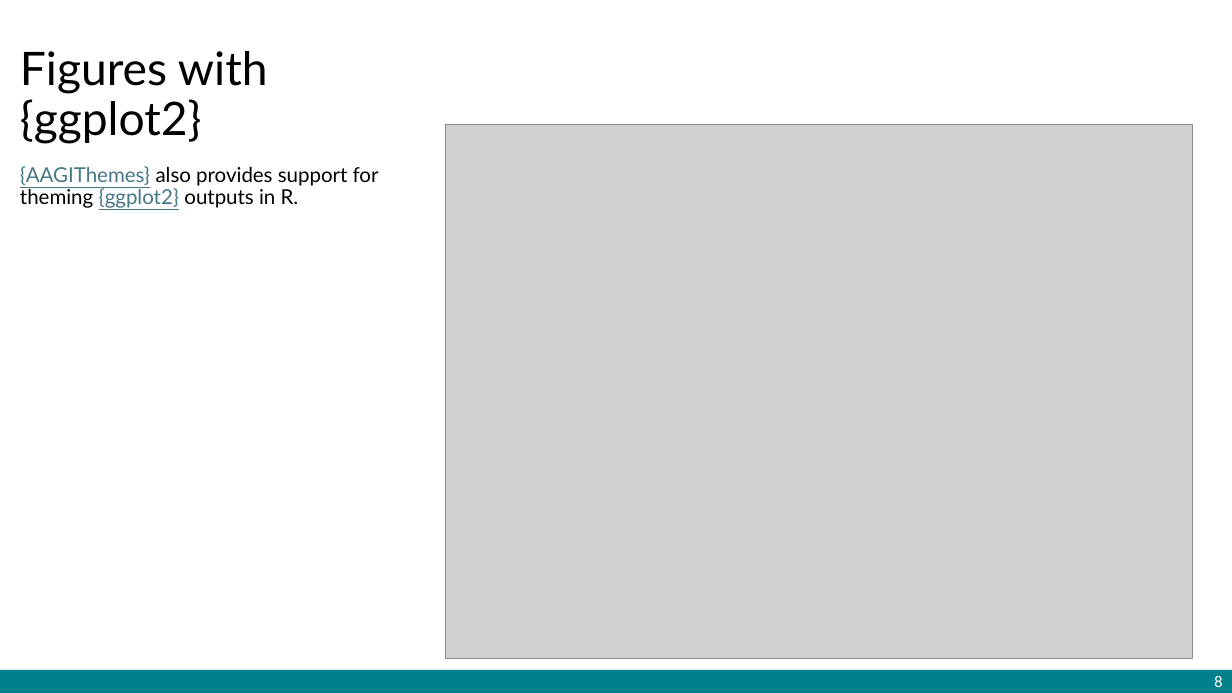
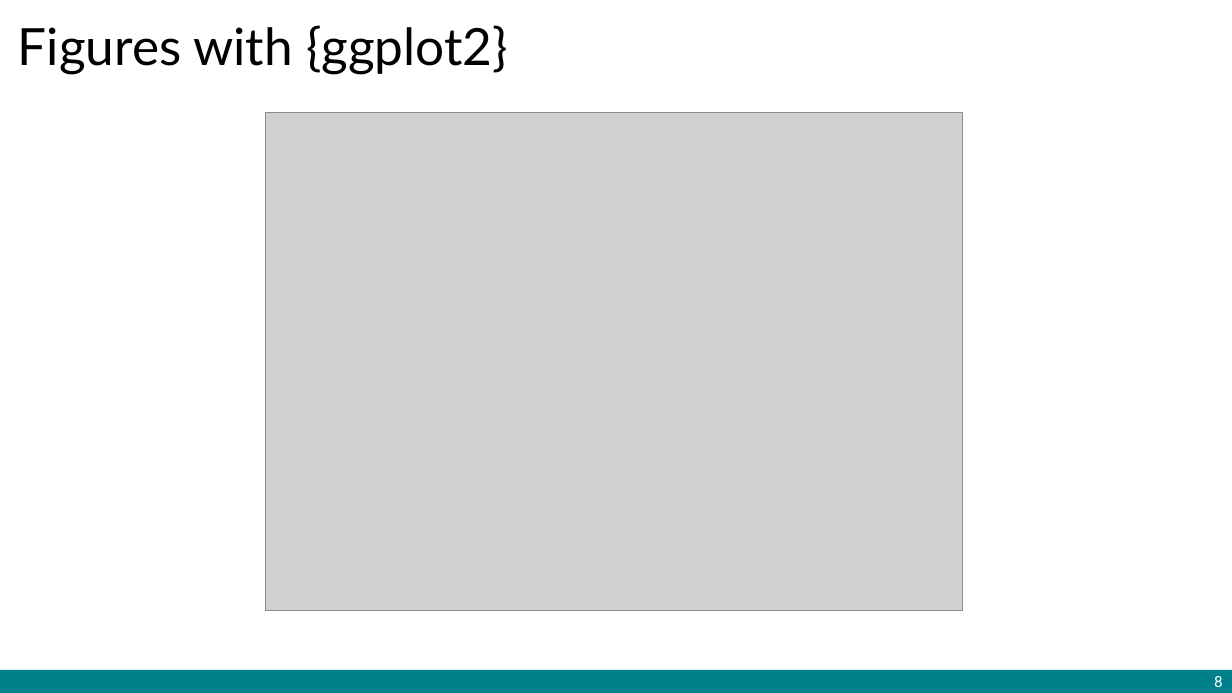
Before and after one commit to AAGI-AUS/AAGIQuarto, a slide deck: slide 8 of template-pptx.pptx. Drawn at 1232x693 pixels with LibreOffice and Linux fonts; fonts in the diff are those of the drawing; grey boxes stand for pictures; background and template pictures are left out. Boxes give left, top, right and bottom in pixels: in the first picture for what was removed or moved away, otherwise in the second. Text is boxed around its words. In the diff, an @@ line names an element or a change of style, - is before the commit and + after.

```diff
--- a/template-pptx.pptx
+++ b/template-pptx.pptx
@@ title "Figures with {ggplot2}": place and size @@
-title "Figures with {ggplot2}" at (20,51,268,144)
+title "Figures with {ggplot2}" at (18,25,508,74)
@@ title "Figures with {ggplot2}" at (18,25,508,74): size 36 to 40 pt; vertical alignment bottom to middle @@
@@ picture: place and size @@
-picture at (445,125,1192,659)
+picture at (266,113,963,611)
@@ text removed at (20,166,379,208) @@
-{AAGIThemes} also provides support for theming {ggplot2} outputs in R.
```
Also in this commit, not shown: 2 other slides changed, 1 slide added, 1 slide removed, 17 other files.
